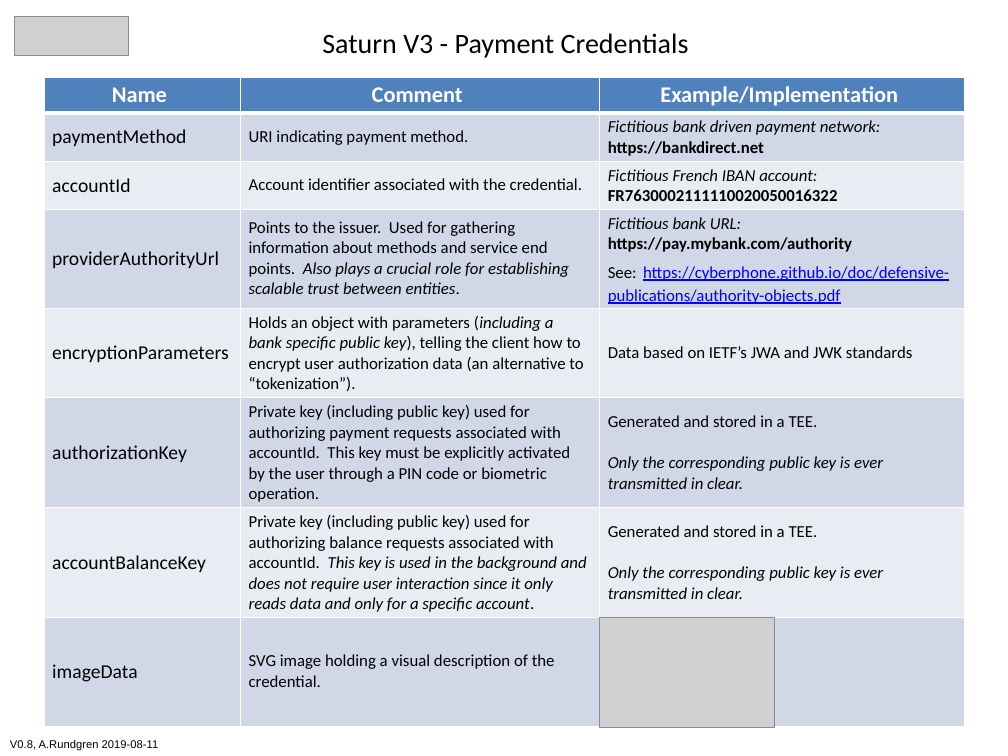
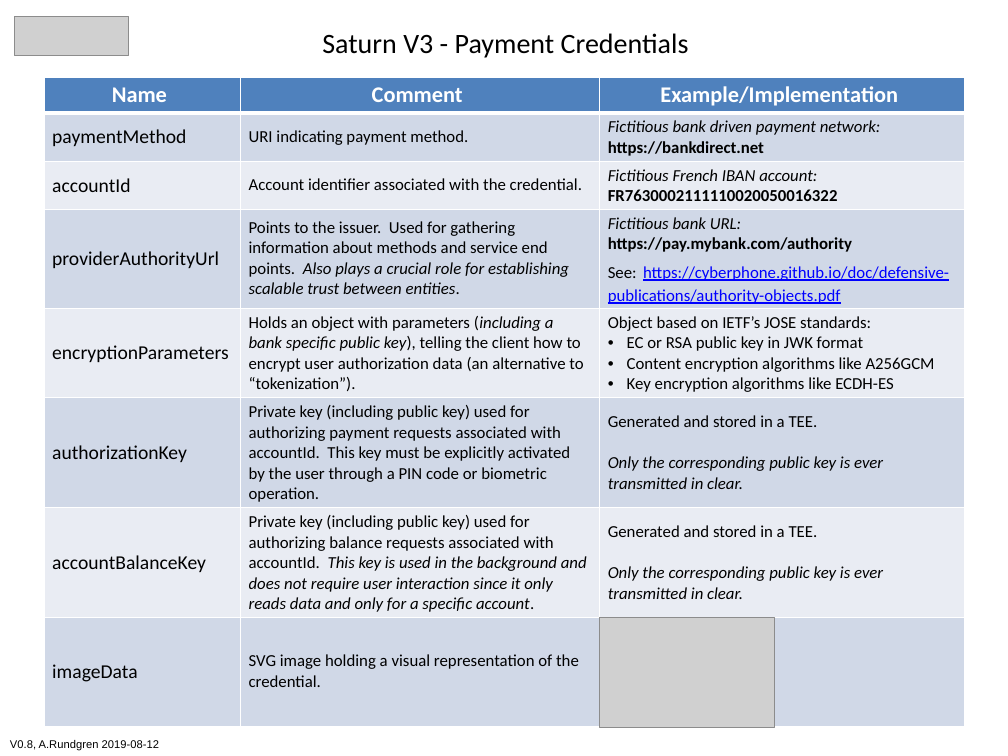
Before and after one commit to cyberphone/doc, a slide deck: slide 1 of saturn/saturn-payment-credentials.pptx. Drawn at 1008x756 pixels with LibreOffice and Linux fonts; fonts in the diff are those of the drawing; grey boxes stand for pictures. Boxes give left, top, right and bottom in pixels: in the first picture for what was removed or moved away, otherwise in the second. Text is boxed around its words. In the diff, an @@ line names an element or a change of style, - is before the commit and + after.

```diff
--- a/saturn/saturn-payment-credentials.pptx
+++ b/saturn/saturn-payment-credentials.pptx
@@ table at <box>44,77,965,726</box> @@
-row 5, column 3: Data based on IETF’s JWA and JWK standards
+row 5, column 3: Object based on IETF’s JOSE standards: / EC or RSA public key in JWK format / Content encryption algorithms like A256GCM / Key encryption algorithms like ECDH-ES
-row 8, column 2: SVG image holding a visual description of the credential.
+row 8, column 2: SVG image holding a visual representation of the credential.
@@ text at <box>10,740,159,751</box>: text changed @@
-V0.8, A.Rundgren 2019-08-11
+V0.8, A.Rundgren 2019-08-12
```
Also in this commit, not shown: 1 other file.
